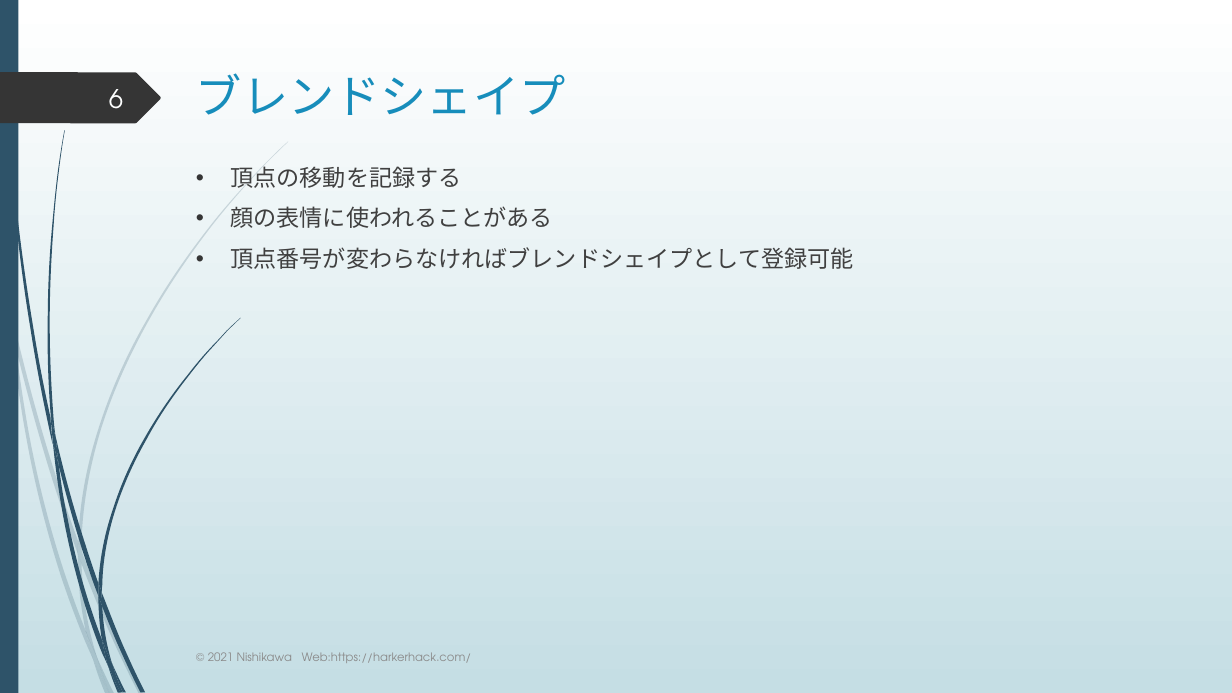
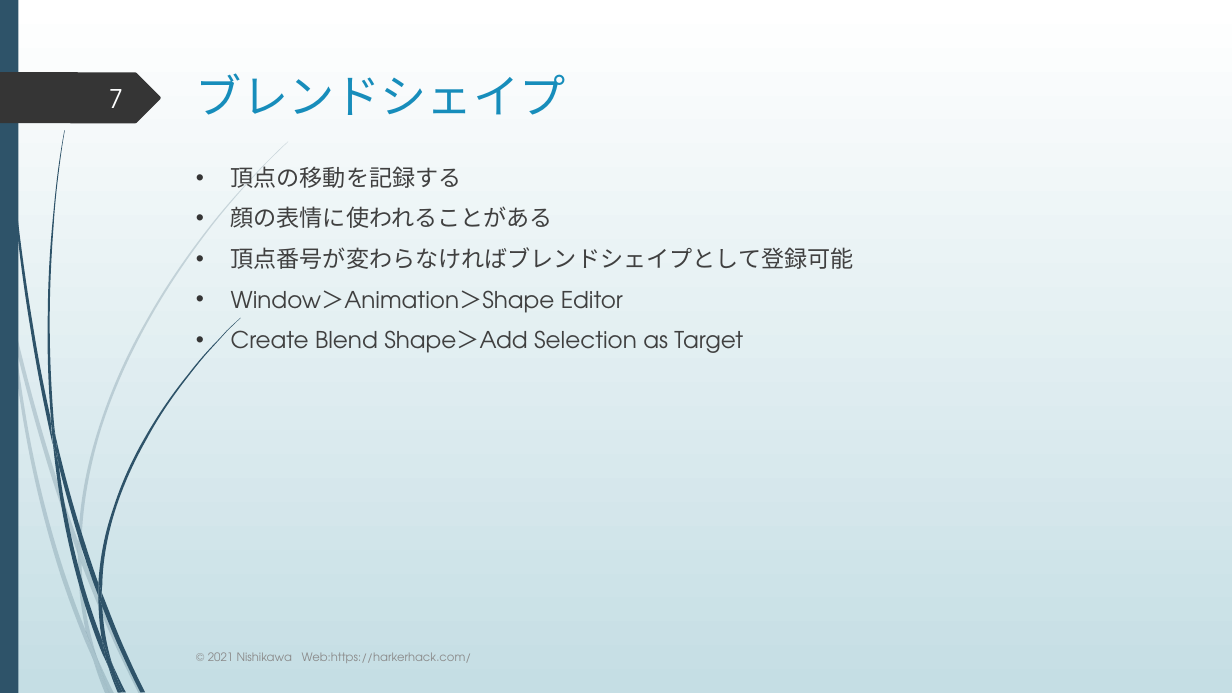
Before and after one commit to nineharker/lecturer, a slide deck: slide 7 of Mayaオペレーション１/第6回.pptx (slide 6 before the commit). Drawn at 1232x693 pixels with LibreOffice and Linux fonts; fonts in the diff are those of the drawing. Boxes give left, top, right and bottom in pixels: in the first picture for what was removed or moved away, otherwise in the second. Text is boxed around its words. In the diff, an @@ line names an element or a change of style, - is before the commit and + after.

```diff
--- a/Mayaオペレーション１/第6回.pptx
+++ b/Mayaオペレーション１/第6回.pptx
@@ page number at [109,89,123,108]: text changed @@
-6
+7
@@ text at [231,290,743,353]: paragraphs added @@
+• Window＞Animation＞Shape Editor
+• Create Blend Shape＞Add Selection as Target
```
Also in this commit, not shown: 5 other slides changed, 3 slides added, 1 other file.
